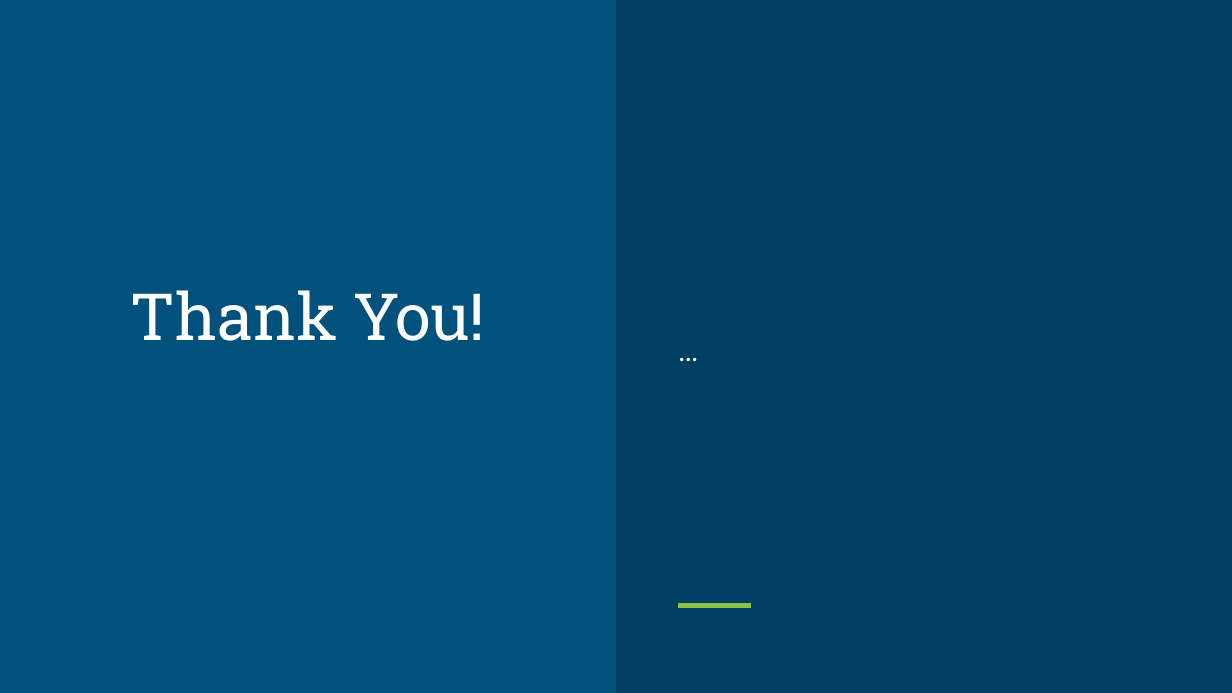
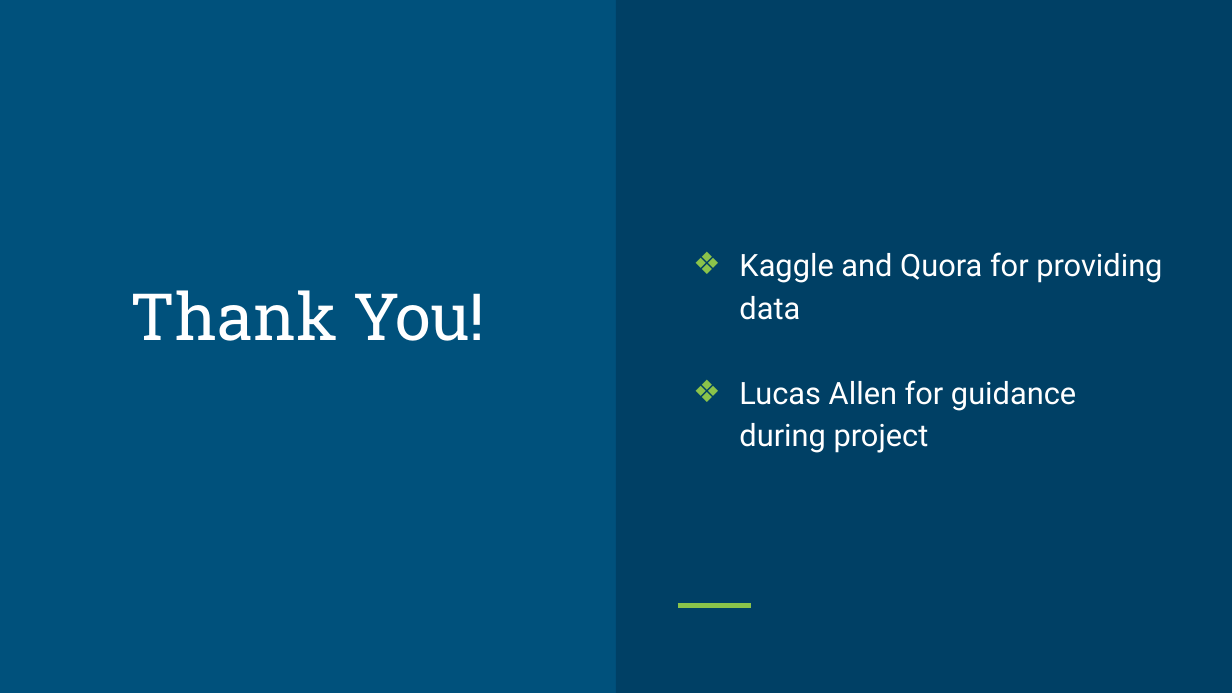
Before and after one commit to shiranimehr/Capstone-two, a slide deck: slide 14 of insincere_questions_classification/reports/Presentation.pptx (slide 12 before the commit). Drawn at 1232x693 pixels with LibreOffice and Linux fonts; fonts in the diff are those of the drawing. Boxes give left, top, right and bottom in pixels: in the first picture for what was removed or moved away, otherwise in the second. Text is boxed around its words. In the diff, an @@ line names an element or a change of style, - is before the commit and + after.

```diff
--- a/insincere_questions_classification/reports/Presentation.pptx
+++ b/insincere_questions_classification/reports/Presentation.pptx
@@ text at (739, 252, 1162, 453): text changed @@
-…
+❖ Kaggle and Quora for providing data
+❖ Lucas Allen for guidance during project
```
Also in this commit, not shown: 6 other slides changed, 2 slides added.
